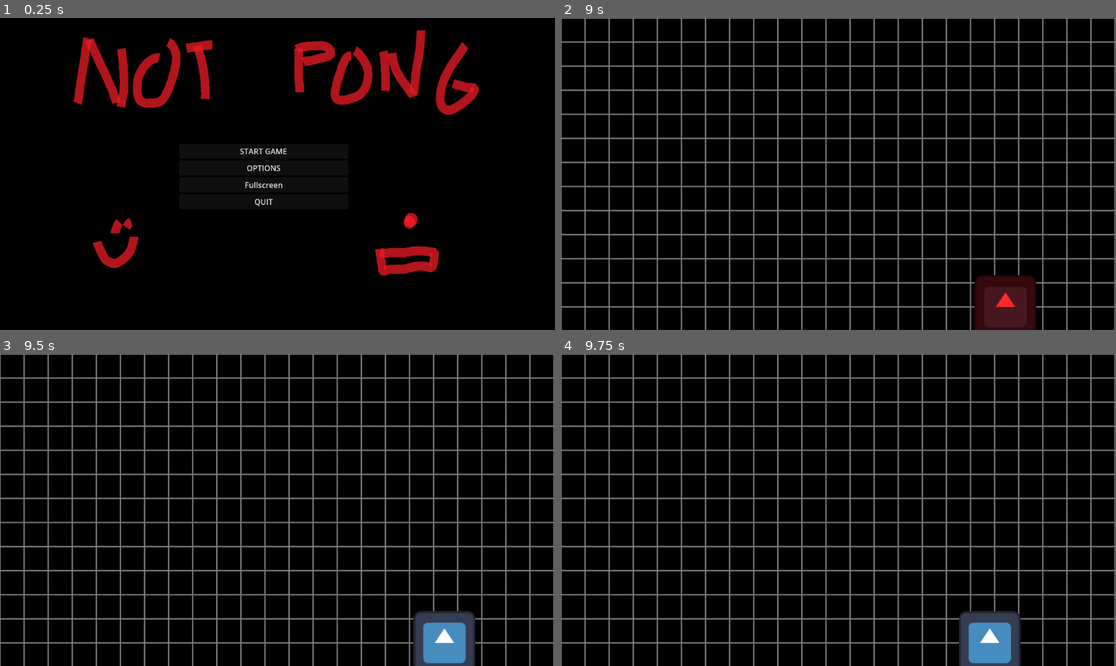
Above: before the commit, frames 1-4 (two rows, left to right).
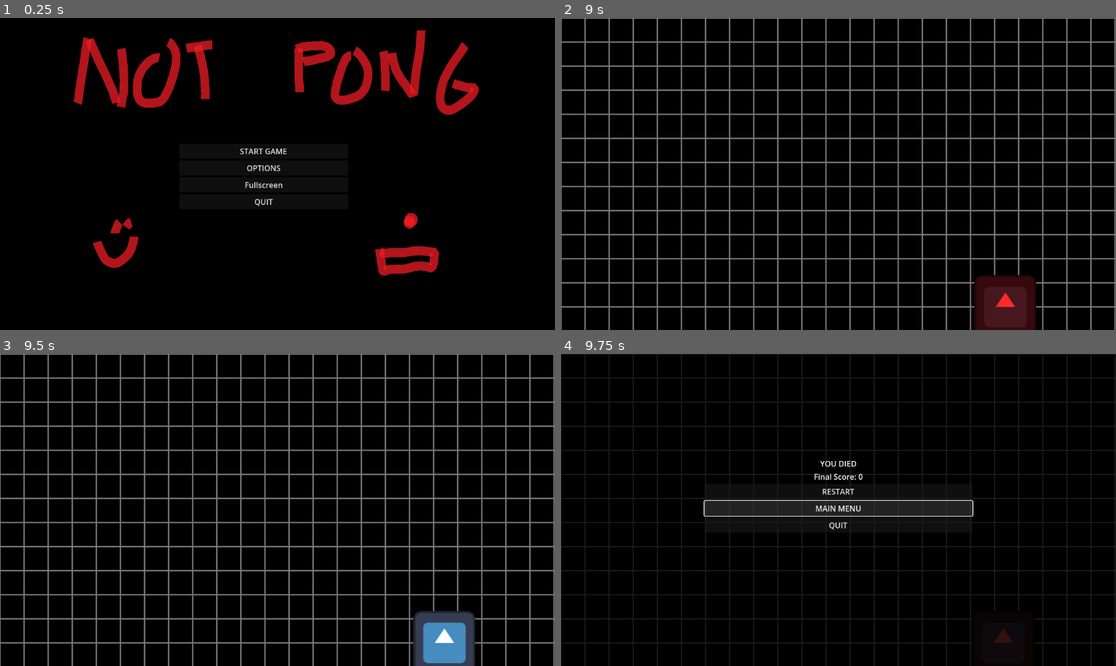
Above: after the commit, the same moments.

Repository: Nicheen/GameJamSummer2025
Game: Godot game, scene res://scenes/menus/main_menu.tscn
The game is run twice, just before and just after one commit, with the same random seed, the same clock (stepped at 60 frames per second) and the same inputs. The engine's default icon, where the game draws it, is replaced by a stand-in: a white triangle on a blue panel in a dark square.
Inputs (mouse positions are in pixels of both pictures, inside the frame that each line leads up to):
- Up to frame 1 (0.25 s): no input
- Up to frame 2 (9 s): click "START GAME" at 0.5 s; tap Enter (ui_accept) at 1.25, 1.52, 2, 2.27, 3.77, 4.52, 5, 5.27, 6.5, 6.77, 7.52, 8.27 s; move the mouse to (810, 236) at 1.27 s; hold W (teleport_up) 1.28-2.78 s; click (810, 236) at 1.35 s; move the mouse to (1005, 220) at 2.02 s; click (1005, 220) at 2.1 s; move the mouse to (672, 127) at 2.77 s; hold A (move_left) 2.78-4.28 s; click (672, 127) at 2.85 s; move the mouse to (866, 174) at 3.52 s; click (866, 174) at 3.6 s; move the mouse to (755, 96) at 4.27 s; hold S (teleport_down) 4.28-5.03 s; click (755, 96) at 4.35 s; move the mouse to (960, 158) at 5.02 s; hold D (move_right) 5.03-5.78 s; click (960, 158) at 5.1 s; move the mouse to (727, 189) at 5.77 s; hold W (teleport_up) 5.78-6.53 s; click (727, 189) at 5.85 s; move the mouse to (894, 105) at 6.52 s; hold D (move_right) 6.53-8.78 s; click (894, 105) at 6.6 s; move the mouse to (810, 236) at 7.27 s; click (810, 236) at 7.35 s; move the mouse to (1005, 220) at 8.02 s; click (1005, 220) at 8.1 s; move the mouse to (672, 127) at 8.77 s; hold S (teleport_down) from 8.78 s (still down); click (672, 127) at 8.85 s
- Up to frame 3 (9.5 s): keep holding S (teleport_down)
- Up to frame 4 (9.75 s): tap Enter (ui_accept) at 9.5 s; move the mouse to (866, 510) at 9.52 s; release S (teleport_down) at 9.53 s; hold A (move_left) from 9.53 s (still down); click (866, 510) at 9.6 s

Frames 1-3 are identical in both runs. In frame 4, 18% of the frame differs, in the area x 0-100%, y 0-100%.

Commit message:
Death Screen

Diff:
--- /dev/null
+++ b/gamejamsummer2025/scenes/menus/death_menu.tscn
@@ -0,0 +1,52 @@
+[gd_scene load_steps=4 format=3 uid="uid://d31q5r5qqq1j5"]
+
+[ext_resource type="Script" uid="uid://dbjmyt8kpmxfp" path="res://scripts/death_menu.gd" id="1_jgt2l"]
+[ext_resource type="Texture2D" uid="uid://c40o612s66c43" path="res://images/svart.png" id="2_death_bg"]
+
+[sub_resource type="StyleBoxTexture" id="StyleBoxTexture_death"]
+texture = ExtResource("2_death_bg")
+modulate_color = Color(1, 1, 1, 0.8)
+
+[node name="DeathMenu" type="Control"]
+layout_mode = 3
+anchors_preset = 15
+anchor_right = 1.0
+anchor_bottom = 1.0
+grow_horizontal = 2
+grow_vertical = 2
+script = ExtResource("1_jgt2l")
+
+[node name="Panel" type="Panel" parent="."]
+layout_mode = 0
+offset_right = 1152.0
+offset_bottom = 648.0
+theme_override_styles/panel = SubResource("StyleBoxTexture_death")
+
+[node name="VBoxContainer" type="VBoxContainer" parent="Panel"]
+layout_mode = 0
+offset_left = 298.0
+offset_top = 216.0
+offset_right = 854.0
+offset_bottom = 551.0
+
+[node name="Label" type="Label" parent="Panel/VBoxContainer"]
+layout_mode = 2
+text = "YOU DIED"
+horizontal_alignment = 1
+
+[node name="ScoreLabel" type="Label" parent="Panel/VBoxContainer"]
+layout_mode = 2
+text = "Final Score: 0"
+horizontal_alignment = 1
+
+[node name="btn_restart" type="Button" parent="Panel/VBoxContainer"]
+layout_mode = 2
+text = "RESTART"
+
+[node name="btn_main_menu" type="Button" parent="Panel/VBoxContainer"]
+layout_mode = 2
+text = "MAIN MENU"
+
+[node name="btn_quit" type="Button" parent="Panel/VBoxContainer"]
+layout_mode = 2
+text = "QUIT"
--- /dev/null
+++ b/gamejamsummer2025/scripts/death_menu.gd
@@ -0,0 +1,50 @@
+extends Control
+
+func _ready():
+	# Connect buttons
+	$Panel/VBoxContainer/btn_restart.pressed.connect(_on_restart_pressed)
+	$Panel/VBoxContainer/btn_main_menu.pressed.connect(_on_main_menu_pressed)
+	$Panel/VBoxContainer/btn_quit.pressed.connect(_on_quit_pressed)
+
+	# Hide death menu initially
+	visible = false
+
+	# Set process mode to always process (so it works when game is paused)
+	process_mode = Node.PROCESS_MODE_ALWAYS
+
+func show_death_menu():
+	visible = true
+	get_tree().paused = true
+
+	# Optional: Grab focus on restart button
+	$Panel/VBoxContainer/btn_restart.grab_focus()
+
+	print("Death menu shown")
+
+func hide_death_menu():
+	visible = false
+	get_tree().paused = false
+
+	print("Death menu hidden")
+
+func _on_restart_pressed():
+	print("Restarting game...")
+
+	# Unpause before changing scene
+	get_tree().paused = false
+
+	# Restart the current scene
+	get_tree().reload_current_scene()
+
+func _on_main_menu_pressed():
+	print("Returning to main menu...")
+
+	# Unpause before changing scene
+	get_tree().paused = false
+
+	# Return to main menu
+	get_tree().change_scene_to_file("res://main_menu.tscn")
+
+func _on_quit_pressed():
+	print("Quitting game...")
+	get_tree().quit()
--- a/gamejamsummer2025/scripts/main.gd
+++ b/gamejamsummer2025/scripts/main.gd
@@ -7,16 +7,19 @@
 # Hardcoded scene paths
 const PLAYER_SCENE = "res://scenes/obj/Player.tscn"
 const PAUSE_MENU_SCENE = "res://scenes/menus/pause_menu.tscn"
+const DEATH_MENU_SCENE = "res://scenes/menus/death_menu.tscn"
 
 # Game objects
 var player: CharacterBody2D
 var pause_menu: Control
+var death_menu: Control
 
 func _ready():
 	# Set up the game
 	setup_play_area()
 	spawn_player()
 	setup_pause_menu()
+	setup_death_menu()
 
 	print("Game scene ready!")
 	print("Play area center: ", play_area_center)
@@ -51,10 +54,22 @@
 
 	print("Pause menu setup complete")
 
+func setup_death_menu():
+	# Load and instantiate the death menu
+	var death_menu_scene = load(DEATH_MENU_SCENE)
+	death_menu = death_menu_scene.instantiate()
+	add_child(death_menu)
+
+	print("Death menu setup complete")
+
 func _on_player_died():
-	print("Player died! Game over!")
-	# Handle game over logic here
-	# You could restart the level, show game over screen, etc.
+	print("Player died! Showing death screen...")
+
+	# Show death menu instead of just printing
+	if death_menu and death_menu.has_method("show_death_menu"):
+		death_menu.show_death_menu()
+	else:
+		print("ERROR: Death menu not found or doesn't have show_death_menu method!")
 
 func _on_player_health_changed(new_health: int):
 	print("Player health: ", new_health)
Not shown, added: gamejamsummer2025/scripts/death_menu.gd.uid
